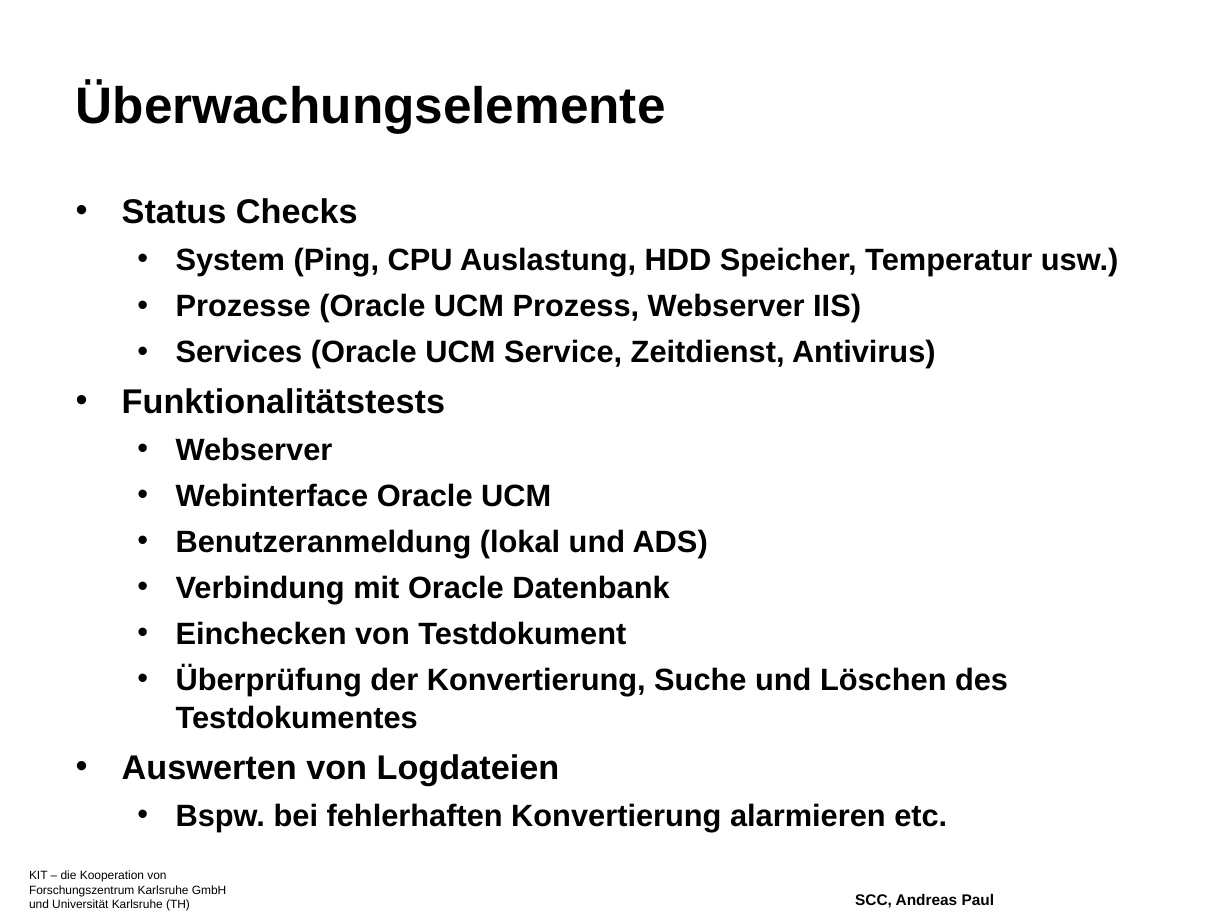
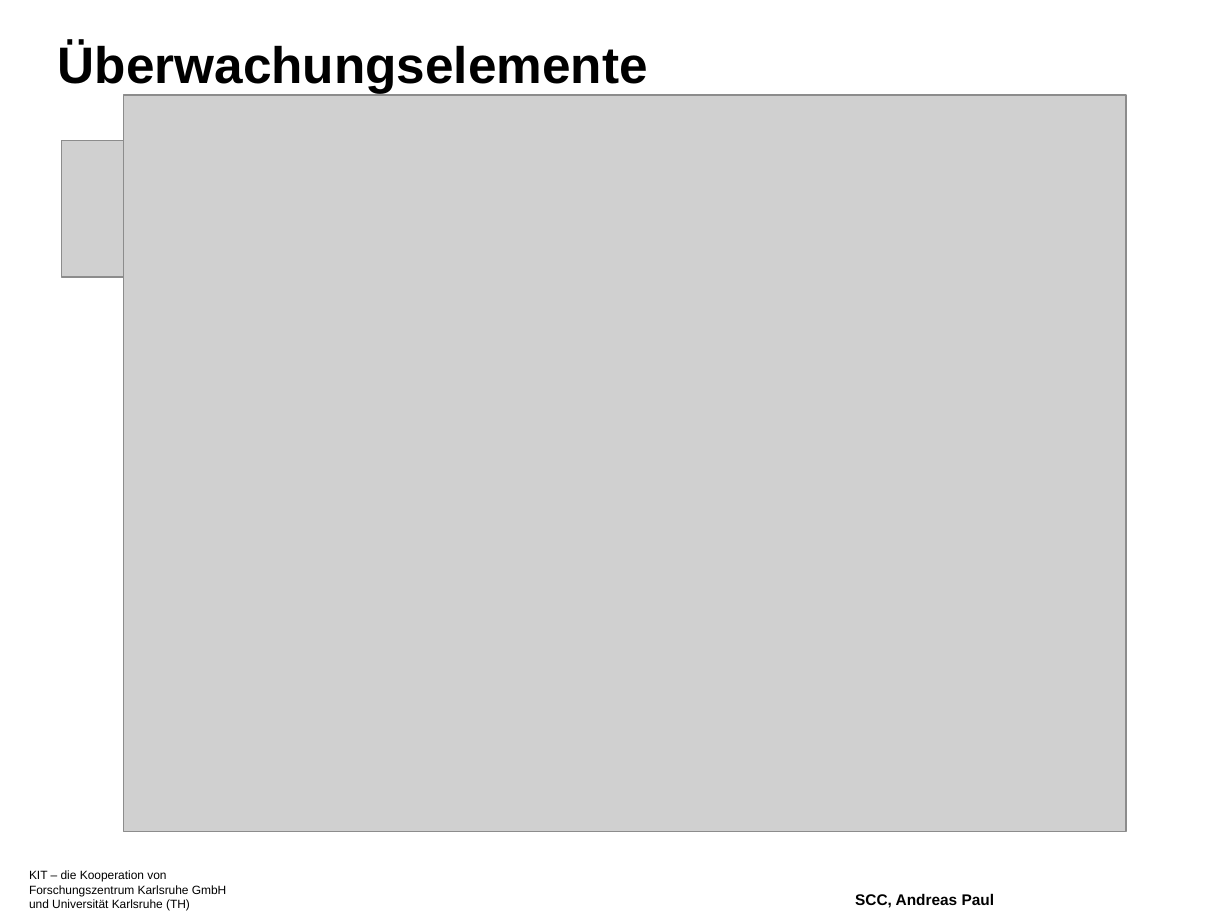
Before and after one commit to xorpaul/bachelorthesis-nagios, a slide deck: slide 9 of ppt/bachthesis-präsi-10-Aug-2009.odp (slide 10 before the commit). Drawn at 1232x924 pixels with LibreOffice and Linux fonts; fonts in the diff are those of the drawing; grey boxes stand for pictures; background and template pictures are left out. Boxes give left, top, right and bottom in pixels: in the first picture for what was removed or moved away, otherwise in the second. Text is boxed around its words. In the diff, an @@ line names an element or a change of style, - is before the commit and + after.

```diff
--- a/ppt/bachthesis-präsi-10-Aug-2009.odp
+++ b/ppt/bachthesis-präsi-10-Aug-2009.odp
@@ title "Überwachungselemente": place and size @@
-title "Überwachungselemente" at [76,82,666,133]
+title "Überwachungselemente" at [58,42,648,93]
@@ picture added at [123,95,1126,832] @@
@@ picture added at [62,140,404,277] @@
@@ text removed at [122,198,1119,831] @@
-• Status Checks
-  • System (Ping, CPU Auslastung, HDD Speicher, Temperatur usw.)
-  • Prozesse (Oracle UCM Prozess, Webserver IIS)
-  • Services (Oracle UCM Service, Zeitdienst, Antivirus)
-• Funktionalitätstests
-  • Webserver
-  • Webinterface Oracle UCM
-  • Benutzeranmeldung (lokal und ADS)
-  • Verbindung mit Oracle Datenbank
-  • Einchecken von Testdokument
-  • Überprüfung der Konvertierung, Suche und Löschen des Testdokumentes
-• Auswerten von Logdateien
-  • Bspw. bei fehlerhaften Konvertierung alarmieren etc.
@@ page number at [739,554,1217,913]: text changed @@
-10
+9
```
Also in this commit, not shown: 2 slides added, 1 slide removed, 37 other files.
